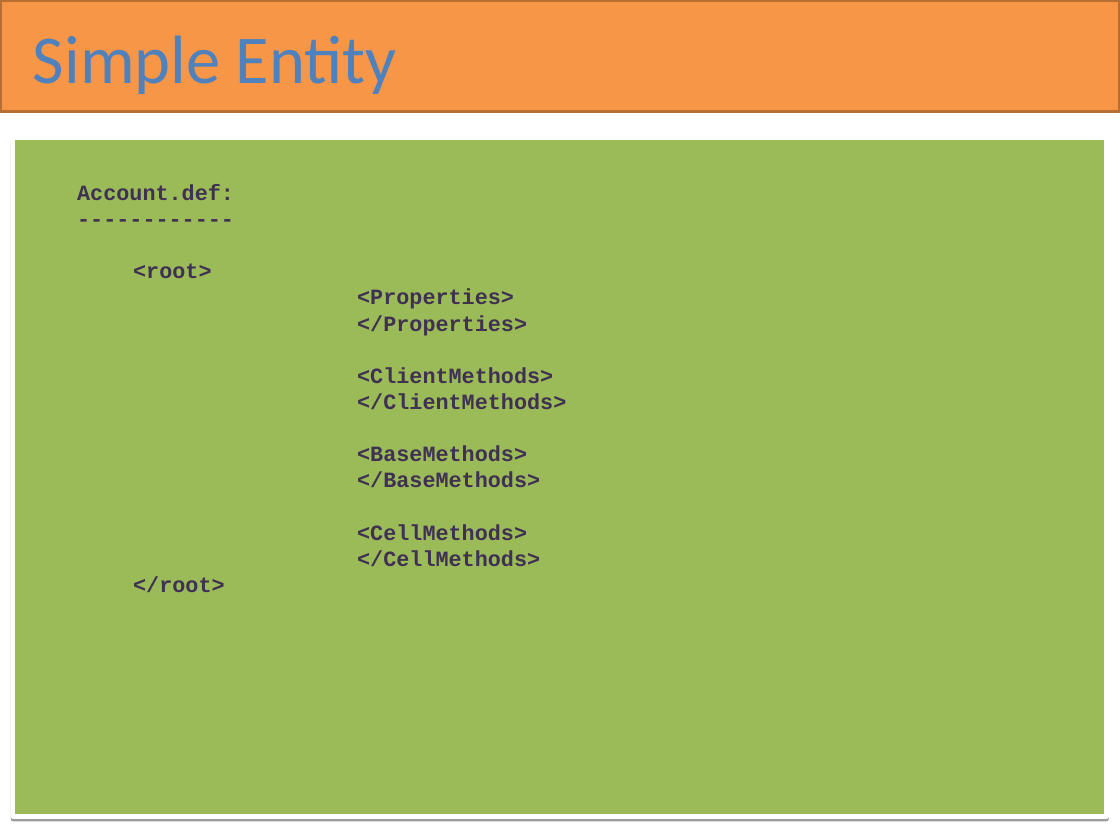
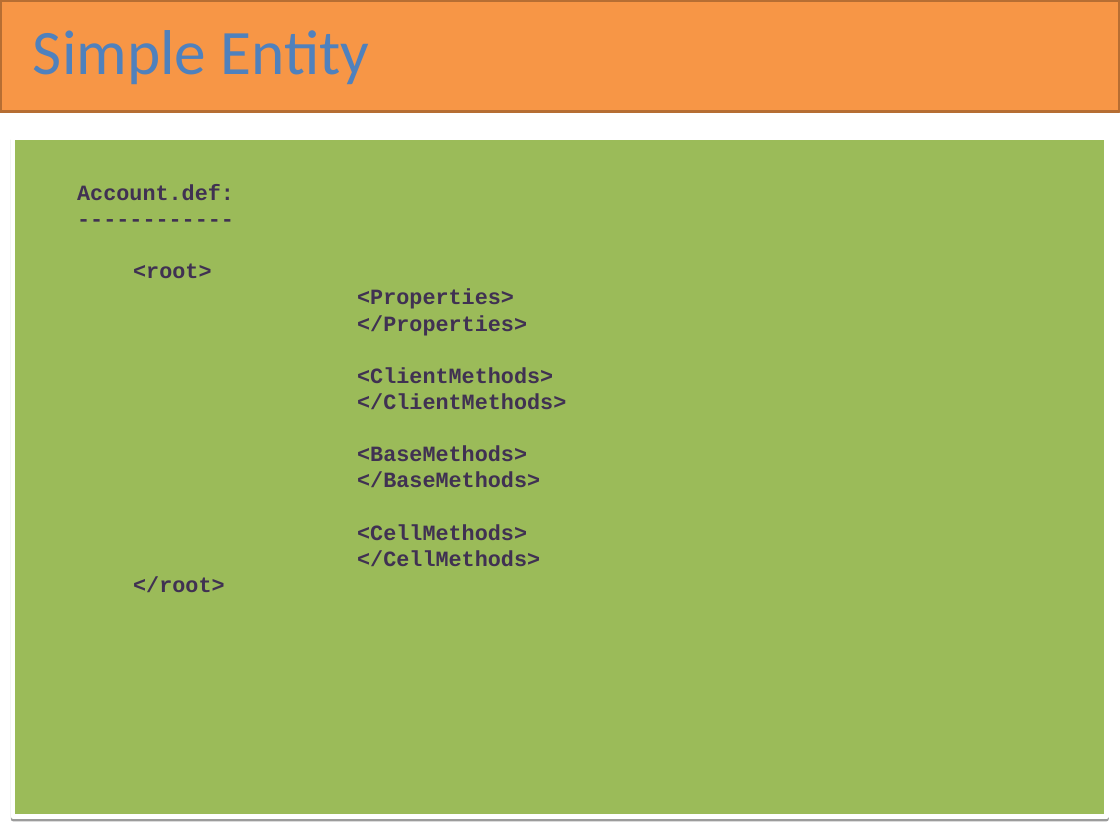
Before and after one commit to RottenVisions/ouroboros, a slide deck: slide 37 of docs/Ouroboros overview(en).pptx. Drawn at 1120x840 pixels with LibreOffice and Linux fonts; fonts in the diff are those of the drawing. Boxes give left, top, right and bottom in pixels: in the first picture for what was removed or moved away, otherwise in the second. Text is boxed around its words. In the diff, an @@ line names an element or a change of style, - is before the commit and + after.

```diff
--- a/docs/Ouroboros overview(en).pptx
+++ b/docs/Ouroboros overview(en).pptx
@@ text "Simple Entity" at bbox=[33, 30, 370, 84]: size 44 to 40.7 pt; line spacing 1 to 0.8 @@
```
Also in this commit, not shown: 112 other slides changed, 2 other files.
